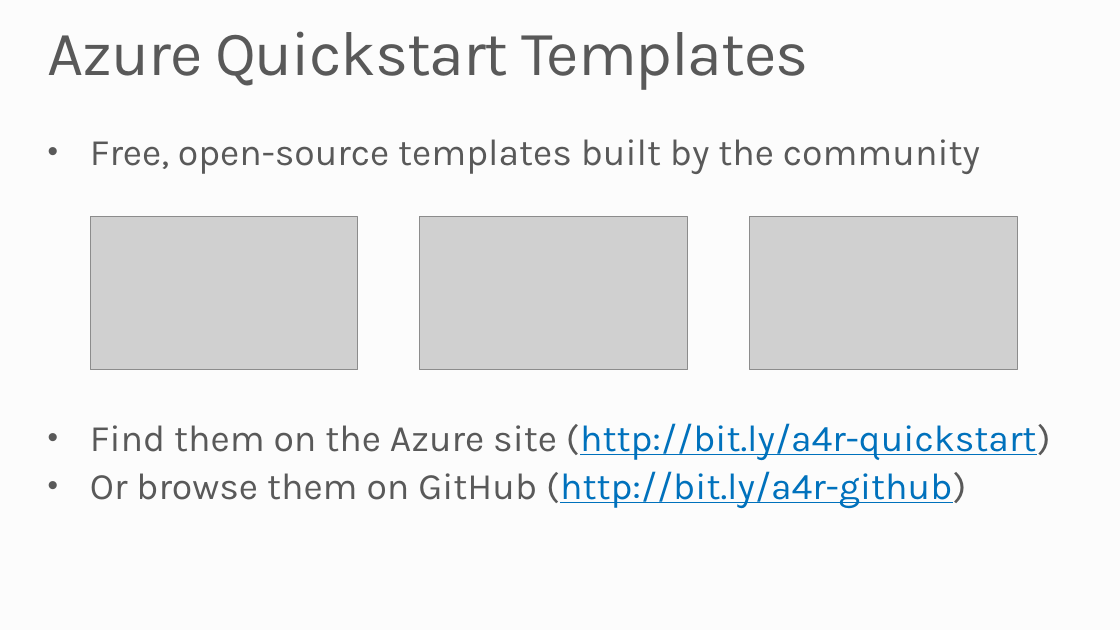
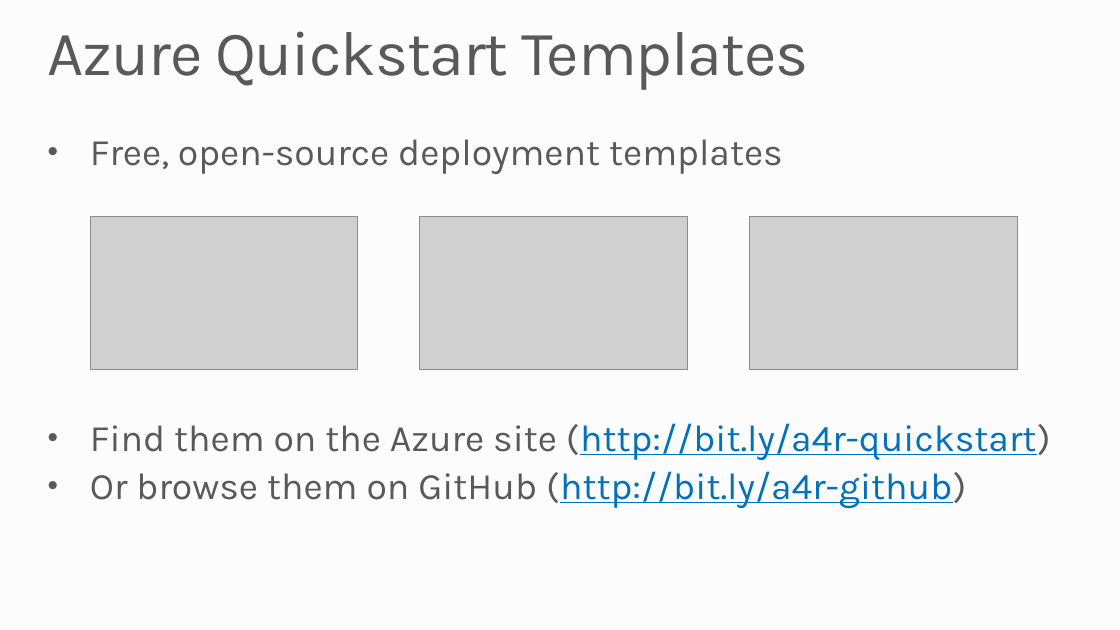
Before and after one commit to MSRConnections/Azure-training-course, a slide deck: slide 6 of Content/High-Performance Computing/Azure High-Performance Computing.pptx (slide 5 before the commit). Drawn at 1120x630 pixels with LibreOffice and Linux fonts; fonts in the diff are those of the drawing; grey boxes stand for pictures; background and template pictures are left out. Boxes give left, top, right and bottom in pixels: in the first picture for what was removed or moved away, otherwise in the second. Text is boxed around its words. In the diff, an @@ line names an element or a change of style, - is before the commit and + after.

Commit message:
Mid-month refresh
Corrected a few typos, updated Storage Explorer screen shot in Storage
lab, and added one slide to the HPC deck.

```diff
--- a/Content/High-Performance Computing/Azure High-Performance Computing.pptx
+++ b/Content/High-Performance Computing/Azure High-Performance Computing.pptx
@@ text at <box>90,139,783,174</box>: text changed @@
-• Free, open-source templates built by the community
+• Free, open-source deployment templates
```
Also in this commit, not shown: 1 other slide changed, 1 slide added, 5 other files.
